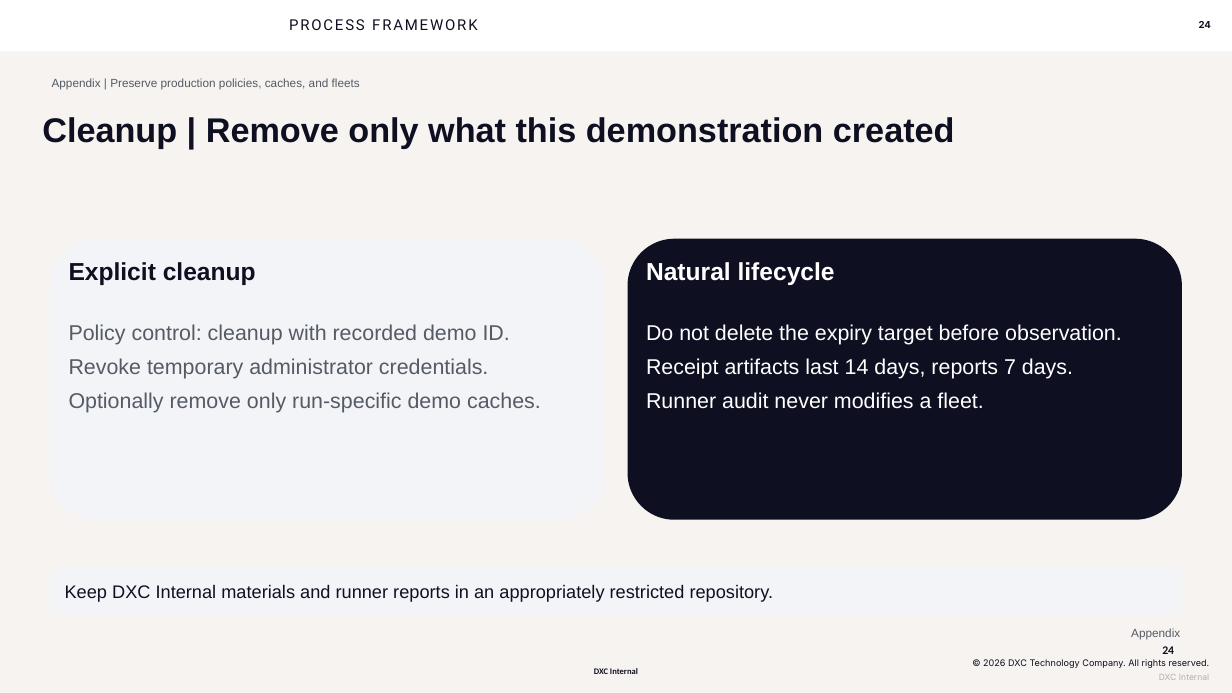
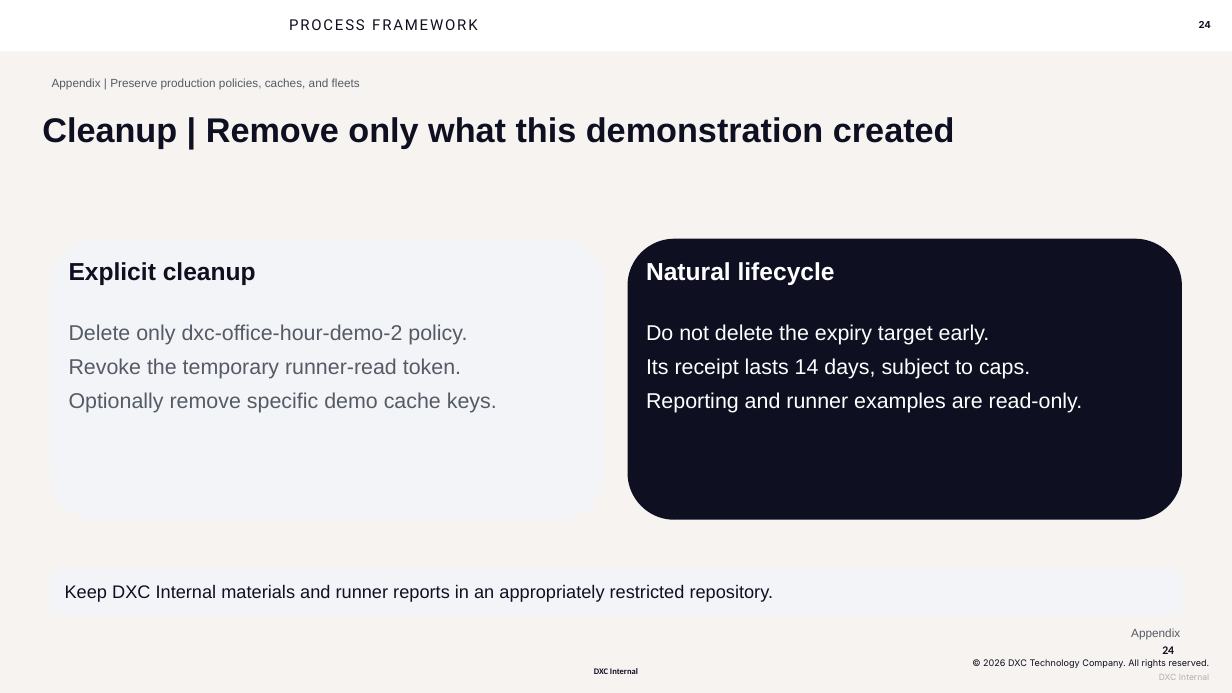
Before and after one commit to seandorsett/dxc-actions-office-hour, a slide deck: slide 24 of outputs/slides/dxc-actions-office-hour-2026-10-13.pptx. Drawn at 1232x693 pixels with LibreOffice and Linux fonts; fonts in the diff are those of the drawing; background and template pictures are left out. Boxes give left, top, right and bottom in pixels: in the first picture for what was removed or moved away, otherwise in the second. Text is boxed around its words. In the diff, an @@ line names an element or a change of style, - is before the commit and + after.

```diff
--- a/outputs/slides/dxc-actions-office-hour-2026-10-13.pptx
+++ b/outputs/slides/dxc-actions-office-hour-2026-10-13.pptx
@@ text at (x1=69, y1=324, x2=497, y2=413): text changed @@
-Policy control: cleanup with recorded demo ID.
-Revoke temporary administrator credentials.
-Optionally remove only run-specific demo caches.
+Delete only dxc-office-hour-demo-2 policy.
+Revoke the temporary runner-read token.
+Optionally remove specific demo cache keys.
@@ text at (x1=646, y1=324, x2=1083, y2=413): text changed @@
-Do not delete the expiry target before observation.
-Receipt artifacts last 14 days, reports 7 days.
-Runner audit never modifies a fleet.
+Do not delete the expiry target early.
+Its receipt lasts 14 days, subject to caps.
+Reporting and runner examples are read-only.
```
Also in this commit, not shown: 13 other slides changed, 33 other files.
